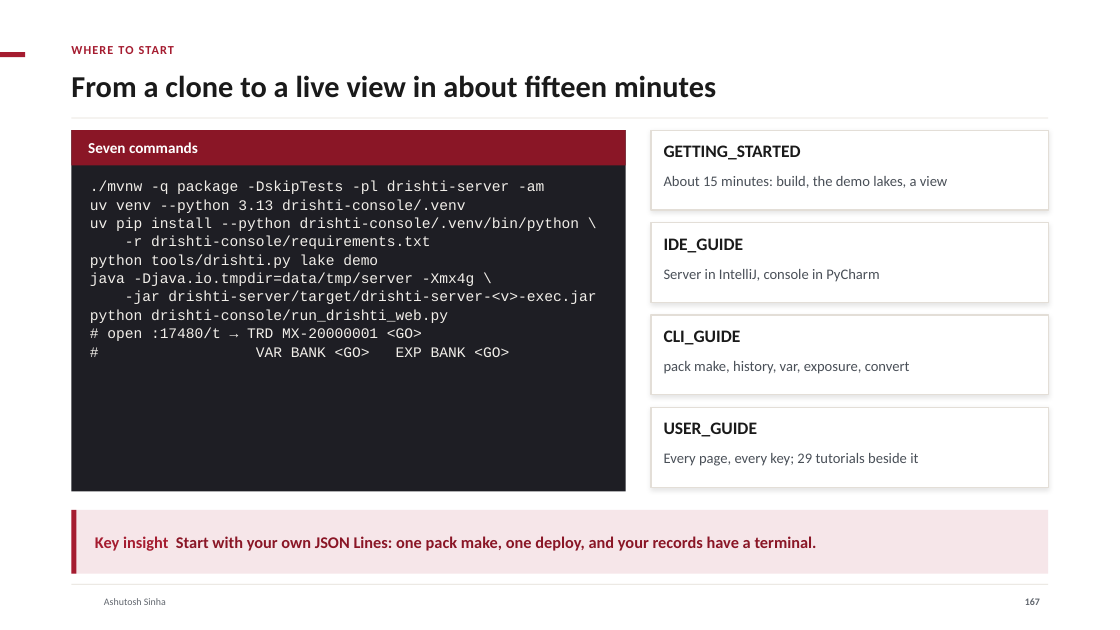
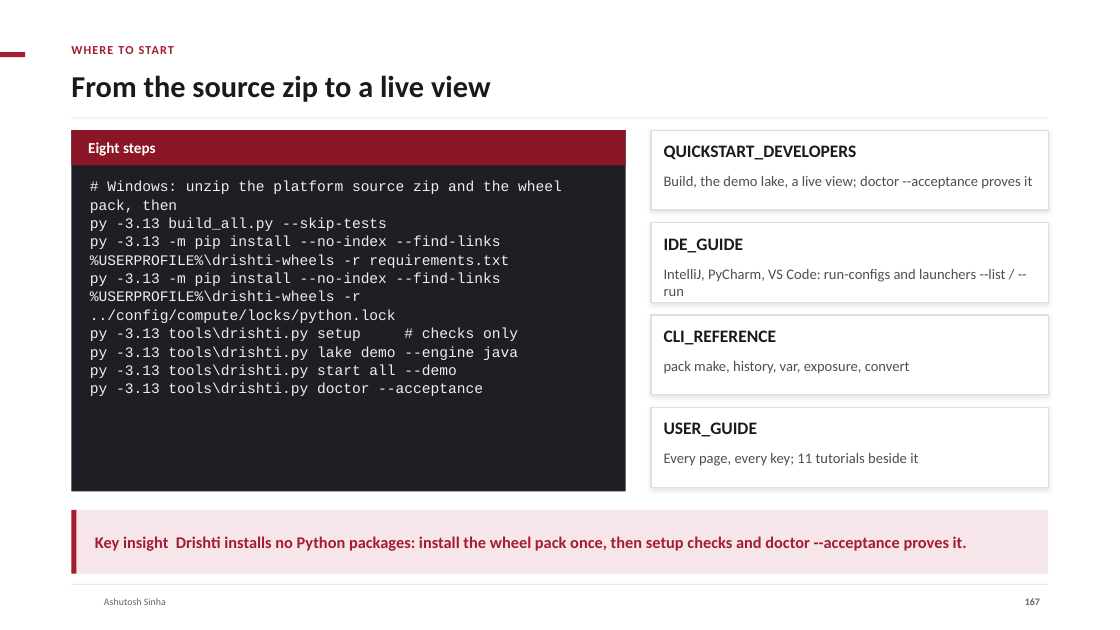
Before and after one commit to ajsinha/drishti, a slide deck: slide 167 of docs/publications/Drishti-Design-and-Evidence.pptx. Drawn at 1120x630 pixels with LibreOffice and Linux fonts; fonts in the diff are those of the drawing; background and template pictures are left out. Boxes give left, top, right and bottom in pixels: in the first picture for what was removed or moved away, otherwise in the second. Text is boxed around its words. In the diff, an @@ line names an element or a change of style, - is before the commit and + after.

Commit message:
docs: refresh the three publication decks (demo-lake figures, Windows zip and wheel-pack path, launchers, rolling upgrade command)

```diff
--- a/docs/publications/Drishti-Design-and-Evidence.pptx
+++ b/docs/publications/Drishti-Design-and-Evidence.pptx
@@ title at [71,75,490,102]: text changed @@
-From a clone to a live view in about fifteen minutes
+From the source zip to a live view
@@ text at [88,142,156,156]: text changed @@
-Seven commands
+Eight steps
@@ text at [664,145,857,160]: text changed @@
-GETTING_STARTED
+QUICKSTART_DEVELOPERS
@@ text at [664,176,1032,189]: text changed @@
-About 15 minutes: build, the demo lakes, a view
+Build, the demo lake, a live view; doctor --acceptance proves it
@@ text at [90,181,562,396]: text changed @@
-./mvnw -q package -DskipTests -pl drishti-server -am
-uv venv --python 3.13 drishti-console/.venv
-uv pip install --python drishti-console/.venv/bin/python \
--r drishti-console/requirements.txt
-python tools/drishti.py lake demo
-java -Djava.io.tmpdir=data/tmp/server -Xmx4g \
--jar drishti-server/target/drishti-server-<v>-exec.jar
-python drishti-console/run_drishti_web.py
-# open :17480/t → TRD MX-20000001 <GO>
-# VAR BANK <GO> EXP BANK <GO>
+# Windows: unzip the platform source zip and the wheel pack, then
+py -3.13 build_all.py --skip-tests
+py -3.13 -m pip install --no-index --find-links %USERPROFILE%\drishti-wheels -r requirements.txt
+py -3.13 -m pip install --no-index --find-links %USERPROFILE%\drishti-wheels -r ../config/compute/locks/python.lock
+py -3.13 tools\drishti.py setup # checks only
+py -3.13 tools\drishti.py lake demo --engine java
+py -3.13 tools\drishti.py start all --demo
+py -3.13 tools\drishti.py doctor --acceptance
@@ text at [664,269,1006,296]: text changed @@
-Server in IntelliJ, console in PyCharm
+IntelliJ, PyCharm, VS Code: run-configs and launchers --list / --run
@@ text at [664,330,777,345]: text changed @@
-CLI_GUIDE
+CLI_REFERENCE
@@ text at [664,453,918,466]: text changed @@
-Every page, every key; 29 tutorials beside it
+Every page, every key; 11 tutorials beside it
@@ text at [95,536,967,551]: text changed; text colour #8A1626 to #A51C30 @@
-Key insight Start with your own JSON Lines: one pack make, one deploy, and your records have a terminal.
+Key insight Drishti installs no Python packages: install the wheel pack once, then setup checks and doctor --acceptance proves it.
```
Also in this commit, not shown: 20 other slides changed, 1 slide added, 2 other files.
